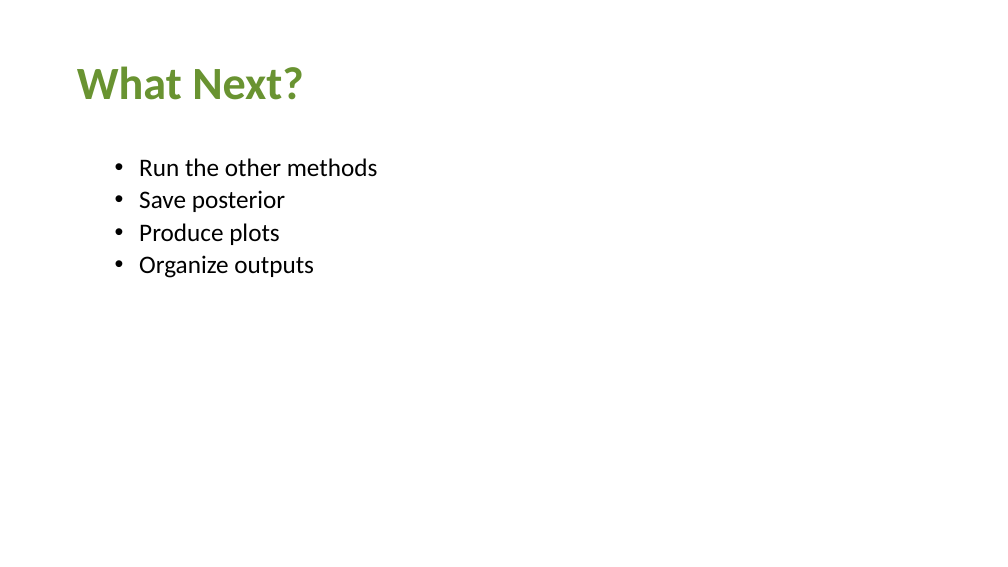
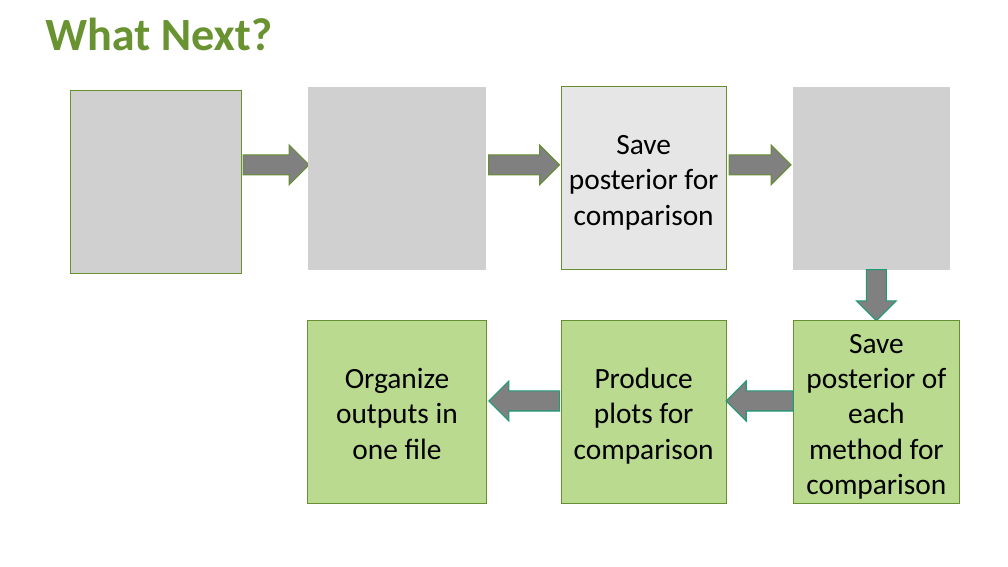
Before and after one commit to zenabu-suboi/masters_project, a slide deck: slide 7 of POWERPOINTS/Zenabu_SEAMS.pptx. Drawn at 1008x567 pixels with LibreOffice and Linux fonts; fonts in the diff are those of the drawing; grey boxes stand for pictures. Boxes give left, top, right and bottom in pixels: in the first picture for what was removed or moved away, otherwise in the second. Text is boxed around its words. In the diff, an @@ line names an element or a change of style, - is before the commit and + after.

```diff
--- a/POWERPOINTS/Zenabu_SEAMS.pptx
+++ b/POWERPOINTS/Zenabu_SEAMS.pptx
@@ title "What Next?": place and size @@
-title "What Next?" at [77,66,304,100]
+title "What Next?" at [45,17,273,51]
@@ picture added at [308,87,486,270] @@
@@ rectangle added at [561,87,726,270], fill #E7E6E6, outline #678F33 1 pt, 28 pt, text #000000 @@
+Save posterior for comparison
@@ picture added at [793,87,951,270] @@
@@ picture added at [70,90,241,273] @@
@@ right arrow added at [243,145,309,185], fill #808080, outline #678F33 1 pt @@
@@ right arrow added at [488,145,560,185], fill #808080, outline #678F33 1 pt @@
@@ right arrow added at [729,145,791,185], fill #808080, outline #678F33 1 pt @@
@@ text removed at [139,158,378,278] @@
-  • Run the other methods
-  • Save posterior
-  • Produce plots
-  • Organize outputs
@@ down arrow added at [857,270,897,321], fill #808080, outline #1D9A78 1 pt @@
@@ rectangle added at [308,321,486,504], fill #B9DA8F, outline #678F33 1 pt, 28 pt, text #000000 @@
+Organize outputs in one file
@@ rectangle added at [561,321,726,504], fill #B9DA8F, outline #678F33 1 pt, 28 pt, text #000000 @@
+Produce plots for comparison
@@ rectangle added at [793,321,960,504], fill #B9DA8F, outline #678F33 1 pt, 28 pt, text #000000 @@
+Save posterior of each method for comparison
@@ left arrow added at [489,381,560,421], fill #808080, outline #1D9A78 1 pt @@
@@ left arrow added at [727,381,794,421], fill #808080, outline #1D9A78 1 pt @@
```
Also in this commit, not shown: 3 other slides changed, 2 slides added, 1 slide removed.
